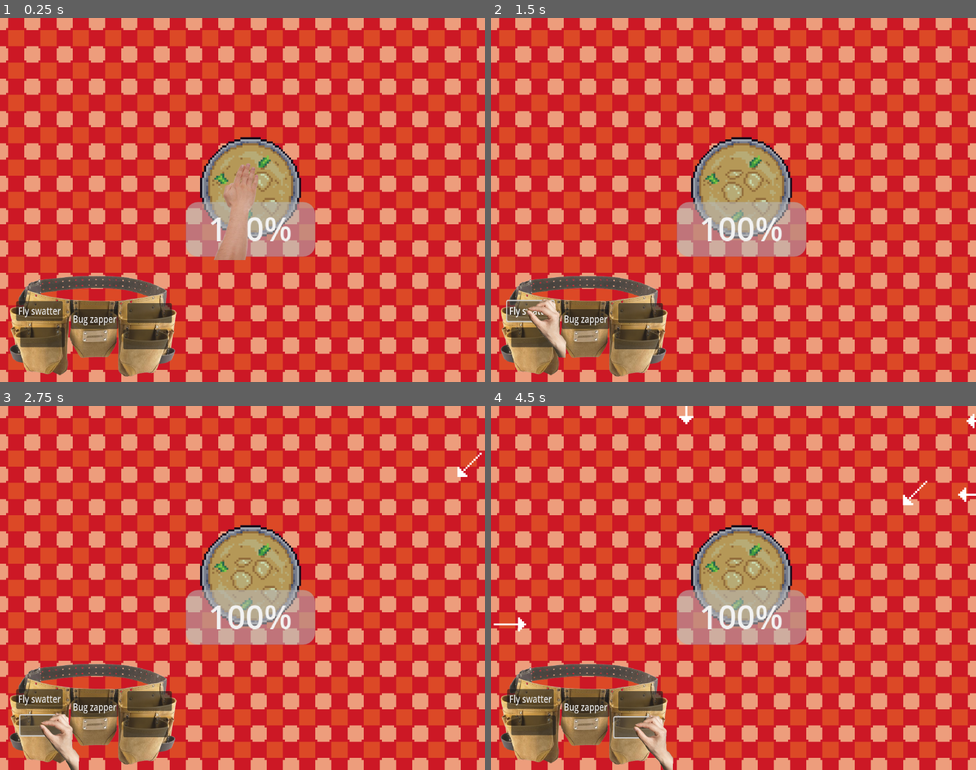
Above: before the commit, frames 1-4 (two rows, left to right).
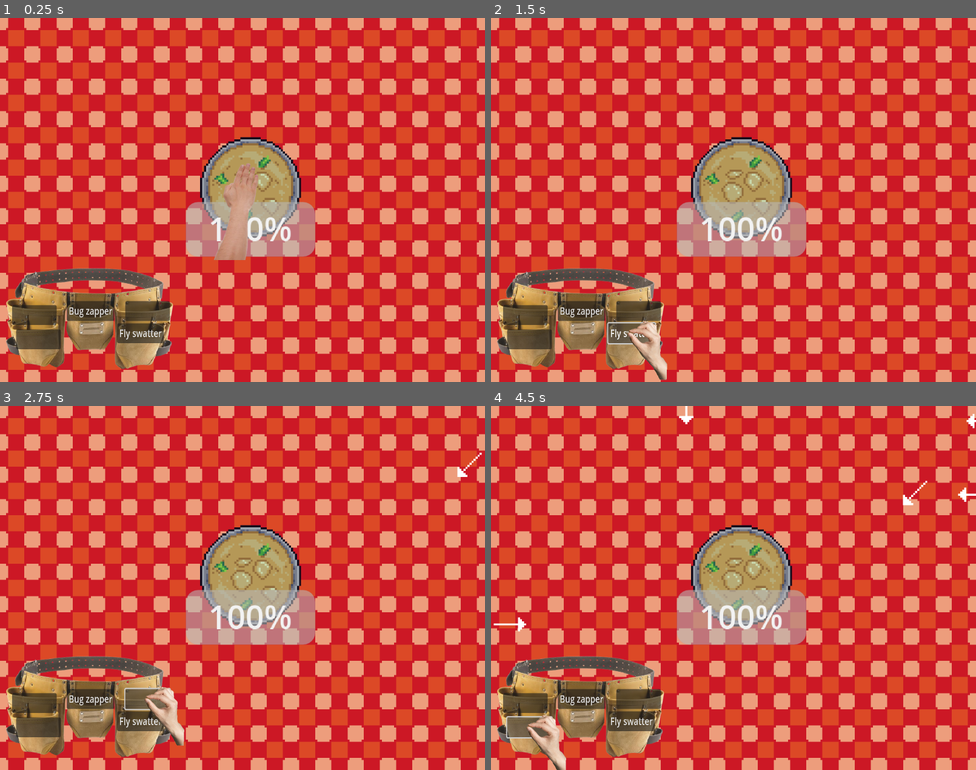
Above: after the commit, the same moments.

Repository: mattismoel/rage-room
Game: Godot game, scene res://scenes/game.tscn
The game is run twice, just before and just after one commit, with the same random seed, the same clock (stepped at 60 frames per second) and the same inputs.
Inputs (mouse positions are in pixels of both pictures, inside the frame that each line leads up to; where the layout moved, square brackets give the same spot in the first picture):
- Up to frame 1 (0.25 s): no input
- Up to frame 2 (1.5 s): click "Fly swatter" at 0.5 s; click (631, 334) [529, 312] at 1.25 s
- Up to frame 3 (2.75 s): click (145, 700) [43, 726] at 2 s
- Up to frame 4 (4.5 s): click "Bug zapper" at 2.75 s; click (578, 700) [583, 708] at 3.5 s; click (529, 726) [636, 726] at 4.25 s

The runs differ from the first frame. In frame 1, 5.9% of the frame differs, in the area x 1-37%, y 68-99%; in frame 2, 6.5%; in frame 3, 6.6%; in frame 4, 6.6%, in the area x 1-38%, y 68-100%.

Commit message:
made inventory fully UI compatible

Diff:
--- a/scenes/game.tscn
+++ b/scenes/game.tscn
@@ -115,8 +115,26 @@
 _entries = Array[ExtResource("2_lnu2h")]([SubResource("Resource_0tnpc")])
 metadata/_custom_type_script = "uid://c8f6fbvcun4wt"
 
-[node name="Player" parent="." node_paths=PackedStringArray("inventory") instance=ExtResource("2_kvpfn")]
-inventory = NodePath("../Inventory")
+[node name="PlayerLayer" type="CanvasLayer" parent="."]
+layer = 2
 
-[node name="Inventory" parent="." instance=ExtResource("10_vtaks")]
-position = Vector2(46, 154)
+[node name="Player" parent="PlayerLayer" node_paths=PackedStringArray("inventory") instance=ExtResource("2_kvpfn")]
+inventory = NodePath("../../UI/MarginContainer/Inventory")
+
+[node name="UI" type="CanvasLayer" parent="."]
+
+[node name="MarginContainer" type="MarginContainer" parent="UI"]
+anchors_preset = 15
+anchor_right = 1.0
+anchor_bottom = 1.0
+grow_horizontal = 2
+grow_vertical = 2
+theme_override_constants/margin_left = 2
+theme_override_constants/margin_top = 2
+theme_override_constants/margin_right = 2
+theme_override_constants/margin_bottom = 2
+
+[node name="Inventory" parent="UI/MarginContainer" instance=ExtResource("10_vtaks")]
+layout_mode = 2
+size_flags_horizontal = 0
+size_flags_vertical = 8
--- a/scenes/inventory.tscn
+++ b/scenes/inventory.tscn
@@ -6,61 +6,66 @@
 [ext_resource type="Resource" uid="uid://crrud54yx74ob" path="res://scenes/equipment/entries/flyswatter.tres" id="4_yyk2a"]
 [ext_resource type="Resource" uid="uid://dy1f754kra1gv" path="res://scenes/equipment/entries/bug_zapper.tres" id="5_uae8j"]
 
-[sub_resource type="RectangleShape2D" id="RectangleShape2D_hj2ta"]
-size = Vector2(79, 48)
+[node name="Inventory" type="Control"]
+custom_minimum_size = Vector2(90, 70)
+layout_mode = 3
+anchors_preset = 0
+script = ExtResource("1_uae8j")
 
-[node name="Inventory" type="Node2D" node_paths=PackedStringArray("inventory_area")]
-script = ExtResource("1_uae8j")
-inventory_area = NodePath("HoverArea/CollisionShape2D")
-
-[node name="Belt" type="Sprite2D" parent="."]
+[node name="Belt" type="TextureRect" parent="."]
+layout_mode = 0
 rotation = -0.00110836
 scale = Vector2(0.168978, 0.168978)
 texture = ExtResource("2_ty45s")
 
-[node name="HoverArea" type="Area2D" parent="."]
-
-[node name="CollisionShape2D" type="CollisionShape2D" parent="HoverArea"]
-position = Vector2(-0.5, 0)
-shape = SubResource("RectangleShape2D_hj2ta")
-
 [node name="InventorySlot" type="Button" parent="."]
-offset_left = -38.0
-offset_top = -14.0
-offset_right = 51.0
-offset_bottom = 17.0
+layout_mode = 1
+offset_left = 56.0
+offset_top = 43.0
+offset_right = 145.0
+offset_bottom = 74.0
 scale = Vector2(0.248057, 0.316245)
+mouse_filter = 1
 script = ExtResource("3_ty45s")
 initial_equipment = ExtResource("4_yyk2a")
 
 [node name="InventorySlot2" type="Button" parent="."]
-offset_left = -36.0
-offset_top = -1.0
-offset_right = 53.0
-offset_bottom = 30.0
+layout_mode = 1
+offset_left = 60.0
+offset_top = 32.0
+offset_right = 149.0
+offset_bottom = 63.0
 scale = Vector2(0.248057, 0.316245)
+mouse_filter = 1
 script = ExtResource("3_ty45s")
 
 [node name="InventorySlot3" type="Button" parent="."]
-offset_left = -11.0
-offset_top = -10.0
-offset_right = 78.0
-offset_bottom = 21.0
+layout_mode = 1
+offset_left = 31.0
+offset_top = 32.0
+offset_right = 120.0
+offset_bottom = 63.0
 scale = Vector2(0.248057, 0.316245)
+mouse_filter = 1
 script = ExtResource("3_ty45s")
 initial_equipment = ExtResource("5_uae8j")
 
 [node name="InventorySlot4" type="Button" parent="."]
-offset_left = 15.0
-offset_right = 104.0
-offset_bottom = 31.0
+layout_mode = 1
+offset_left = 6.0
+offset_top = 46.0
+offset_right = 95.0
+offset_bottom = 77.0
 scale = Vector2(0.248057, 0.316245)
+mouse_filter = 1
 script = ExtResource("3_ty45s")
 
 [node name="InventorySlot5" type="Button" parent="."]
-offset_left = 17.0
-offset_top = -13.0
-offset_right = 106.0
-offset_bottom = 18.0
+layout_mode = 1
+offset_left = 4.0
+offset_top = 34.0
+offset_right = 93.0
+offset_bottom = 65.0
 scale = Vector2(0.248057, 0.316245)
+mouse_filter = 1
 script = ExtResource("3_ty45s")
--- a/scenes/inventory/inventory.gd
+++ b/scenes/inventory/inventory.gd
@@ -1,14 +1,7 @@
 class_name Inventory
-extends Node2D
-
-@export var inventory_area: CollisionShape2D
-@onready var inventory_rect: Rect2 = inventory_area.get_shape().get_rect()
+extends Control
 
 var inventory_slots: Array[InventorySlot] = []
-
-var _mouse_inside_inventory: bool
-signal mouse_entered
-signal mouse_left
 
 func _ready() -> void:
 	InventoryManager.inventory_changed.connect(_on_inventory_changed)
@@ -17,9 +10,6 @@
 	for child in get_children():
 		if child is InventorySlot:
 			inventory_slots.append(child)
-
-	## Calculates rectangle for detecting when the mouse is in the inventory
-	inventory_rect.position += inventory_area.global_position
 
 ## THIS IS ONLY FOR DEBUGGING PURPOSES
 func _input(event: InputEvent) -> void:
@@ -51,13 +41,3 @@
 			if slot.stored_equipment == null:
 				slot.set_entry(entries[i])
 				break
-
-func _process(delta: float) -> void:
-	## Detetct if the mouse is entering or leaving the inventory
-	var mouse_pos := get_global_mouse_position()
-	if inventory_rect.has_point(mouse_pos) and not _mouse_inside_inventory:
-		mouse_entered.emit()
-		_mouse_inside_inventory = true
-	elif not inventory_rect.has_point(mouse_pos) and _mouse_inside_inventory:
-		mouse_left.emit()
-		_mouse_inside_inventory = false
--- a/scripts/player/hand.gd
+++ b/scripts/player/hand.gd
@@ -9,7 +9,7 @@
 
 func _ready() -> void:
 	inventory.mouse_entered.connect(_on_mouse_enter_inventory)
-	inventory.mouse_left.connect(_on_mouse_leave_inventory)
+	inventory.mouse_exited.connect(_on_mouse_leave_inventory)
 
 func _process(delta: float) -> void:
 	global_position = get_global_mouse_position()
Not shown: 1 places in scenes/inventory.tscn that only renumber resources
